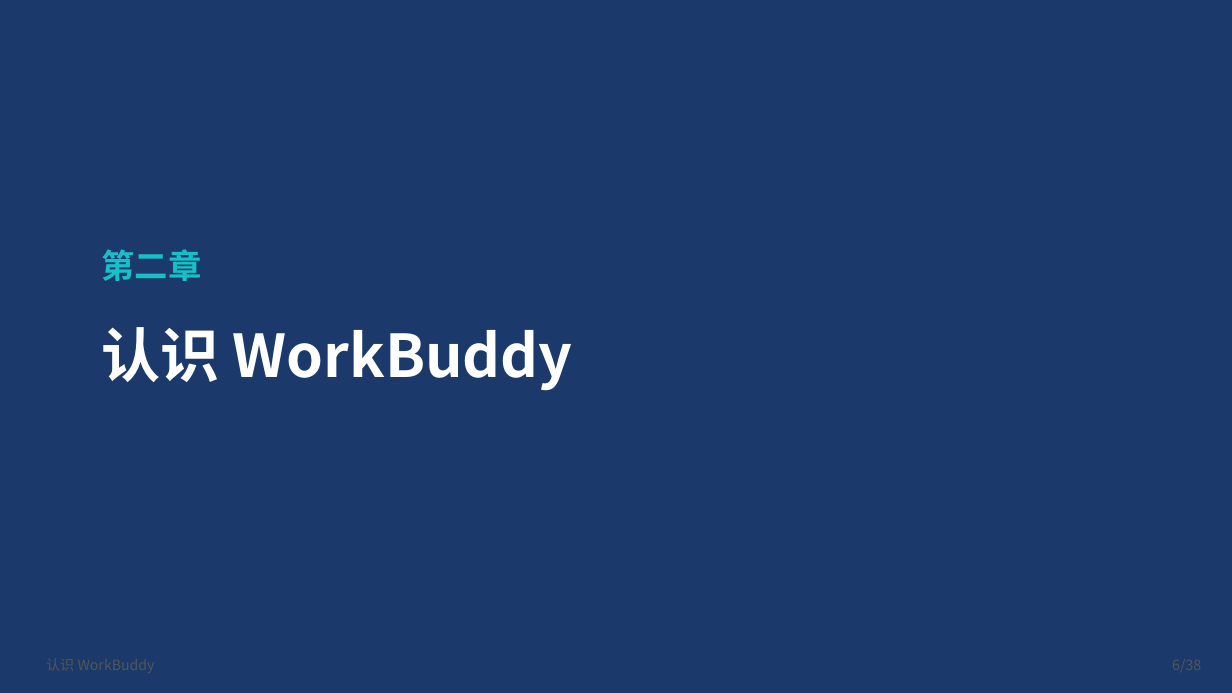
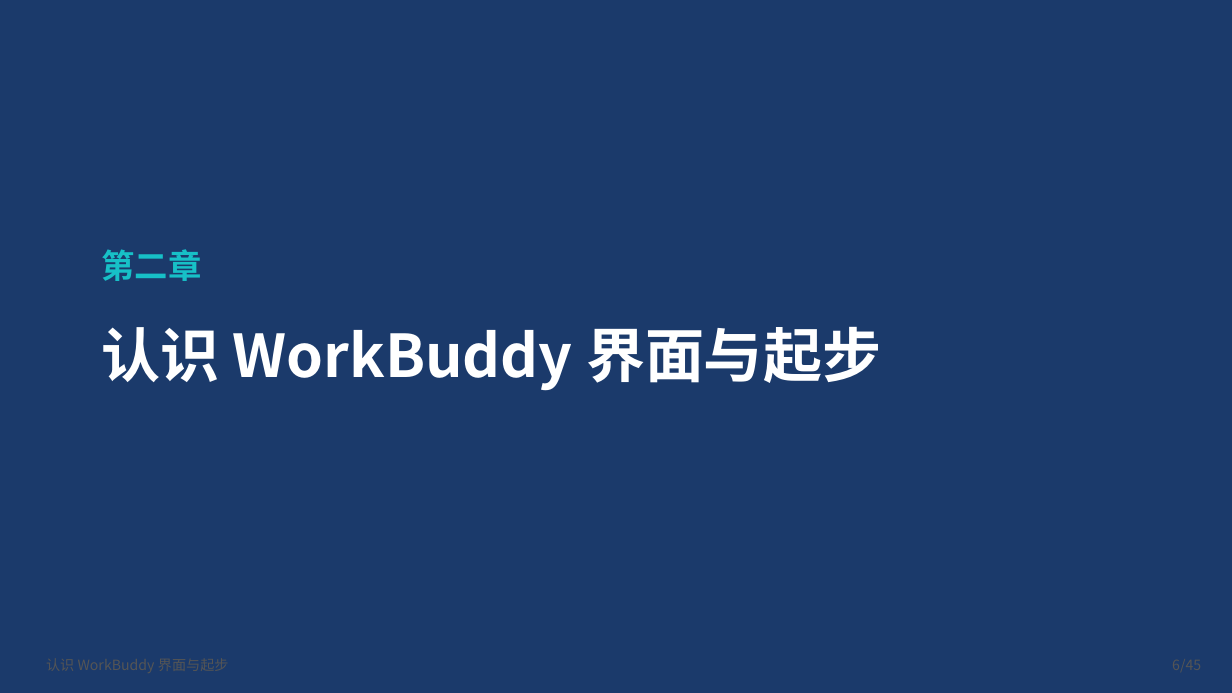
Before and after one commit to onehount/workbuddy-beginner-training, a slide deck: slide 6 of 02-slides/workbuddy-beginner-training.pptx. Drawn at 1232x693 pixels with LibreOffice and Linux fonts; fonts in the diff are those of the drawing. Boxes give left, top, right and bottom in pixels: in the first picture for what was removed or moved away, otherwise in the second. Text is boxed around its words. In the diff, an @@ line names an element or a change of style, - is before the commit and + after.

Commit message:
v1.1: 课程PPT重构为功能导向结构（45页）
- 先讲 WorkBuddy 各功能是什么/干什么/怎么用/在哪里
- 用青屿茶研案例演示每个功能的具体使用流程
- 新增界面三区总览示意图 + 10大功能四象限说明页
- 进阶技巧：先给方案再执行、出错五步纠正、提示词四要素、四查清单
- Demo 结果仅顺带展示
- 更新 README 议程表与 CHANGELOG

```diff
--- a/02-slides/workbuddy-beginner-training.pptx
+++ b/02-slides/workbuddy-beginner-training.pptx
@@ text at bbox=[101, 326, 881, 391]: text changed @@
-认识 WorkBuddy
+认识 WorkBuddy 界面与起步
```
Also in this commit, not shown: 16 other slides changed, 28 slides added, 21 slides removed, 6 other files.
